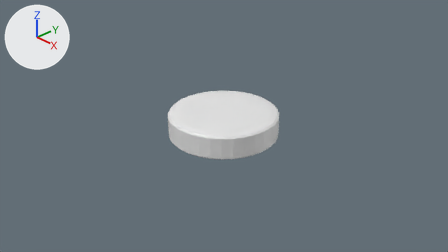
Renders of the Blender file model/bl/cyl-base.blend from each side of a commit.
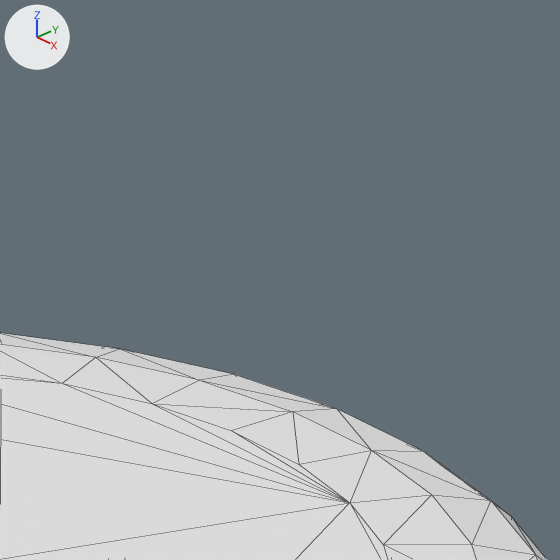
The first picture shows the older version from the file's camera 'Camera'. The close-ups show both versions on the part from 52% to 62% of the width and 26% to 43% of the height of that picture. Every picture has the same lights, and +X, +Y and +Z are marked at upper left. The close-ups show mesh edges as thin lines.

Script lines for the objects in view, before the commit:
```python
me_cylinder = bpy.data.meshes.new('Cylinder')
me_cylinder.from_pydata(...)  # a 32-sided cylinder along z spanning x -1.0..1.0, y -1.0..1.0, z -1.0..1.0
ob_cylinder = bpy.data.objects.new('Cylinder', me_cylinder)
ob_cylinder.location = (0.0, 0.0, 0.0)
ob_cylinder.scale = (1.0, 1.0, 0.25)
_m = ob_cylinder.modifiers.new('Bevel', 'BEVEL')
_m.width = 0.25
_m.width_pct = 0.25
_m.segments = 3
_m = ob_cylinder.modifiers.new('Triangulate', 'TRIANGULATE')
_m.quad_method = 'BEAUTY'
```
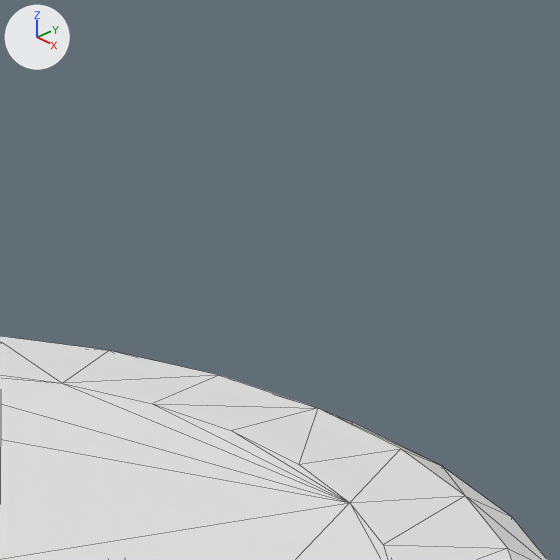
The edits, one by one:
Object 'Cylinder' (ob_cylinder) has a BEVEL modifier named 'Bevel'.
On modifier 'Bevel' of object 'Cylinder' (ob_cylinder), segments goes from 3 to 2.

Boxes [x1, y1, x2, y2] around the edits, measured in the close-ups (560 x 560 px):
'Cylinder', modifiers changed: before [0, 333, 547, 560]; after [0, 336, 547, 560]
